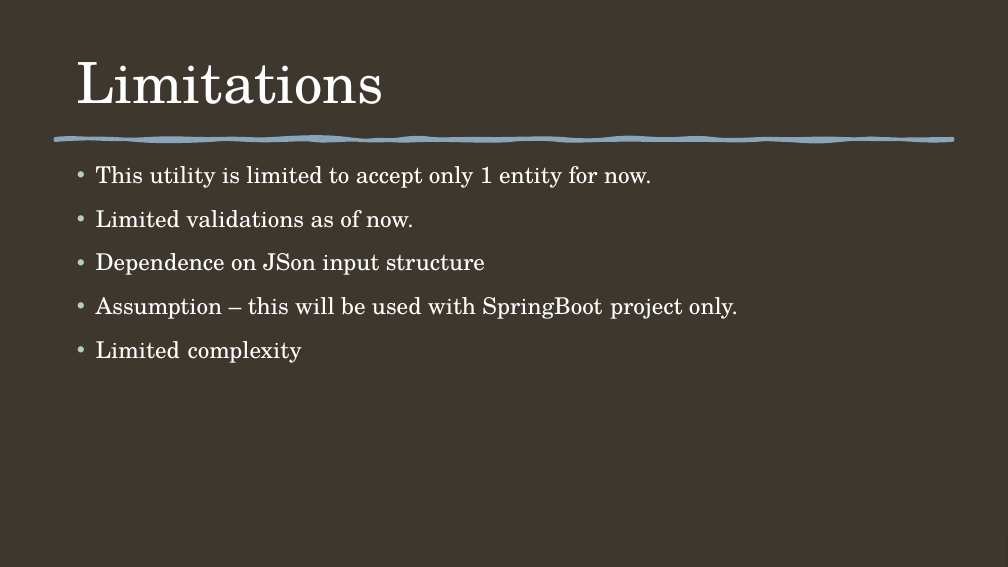
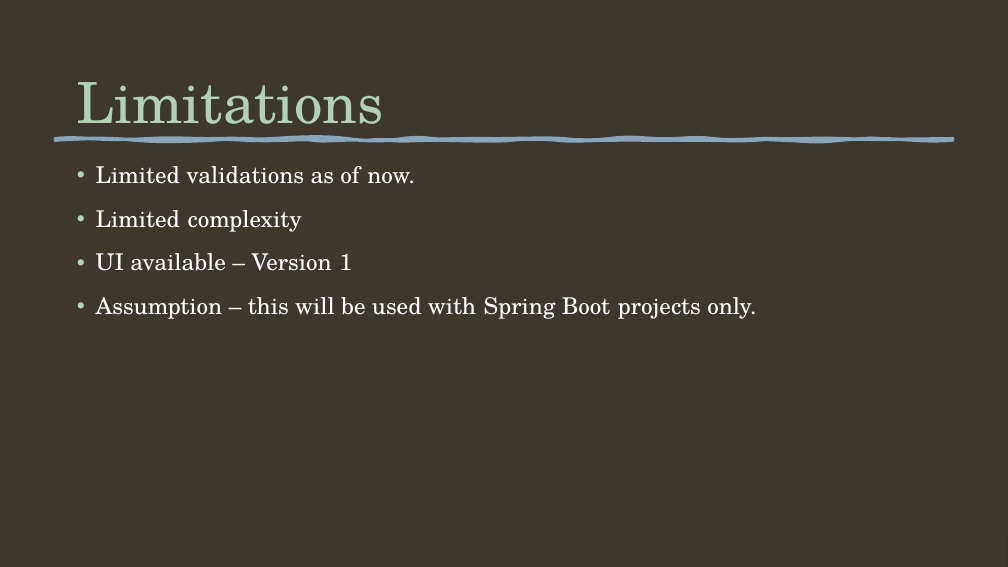
Before and after one commit to mhrupa/QAPIGen, a slide deck: slide 8 of APICodeGenerator.pptx. Drawn at 1008x567 pixels with LibreOffice and Linux fonts; fonts in the diff are those of the drawing. Boxes give left, top, right and bottom in pixels: in the first picture for what was removed or moved away, otherwise in the second. Text is boxed around its words. In the diff, an @@ line names an element or a change of style, - is before the commit and + after.

```diff
--- a/APICodeGenerator.pptx
+++ b/APICodeGenerator.pptx
@@ title "Limitations" at [77,82,384,140]: text colour #FFFFFF to #B2D0B4; vertical alignment middle to bottom @@
@@ text at [96,166,652,188]: paragraph removed @@
-• This utility is limited to accept only 1 entity for now.
@@ text at [96,253,738,319]: paragraphs removed @@
-• Dependence on JSon input structure
-• Assumption – this will be used with SpringBoot project only.
@@ text at [96,253,756,319]: paragraphs added @@
+• UI available – Version 1
+• Assumption – this will be used with Spring Boot projects only.
```
Also in this commit, not shown: 4 other slides changed.
